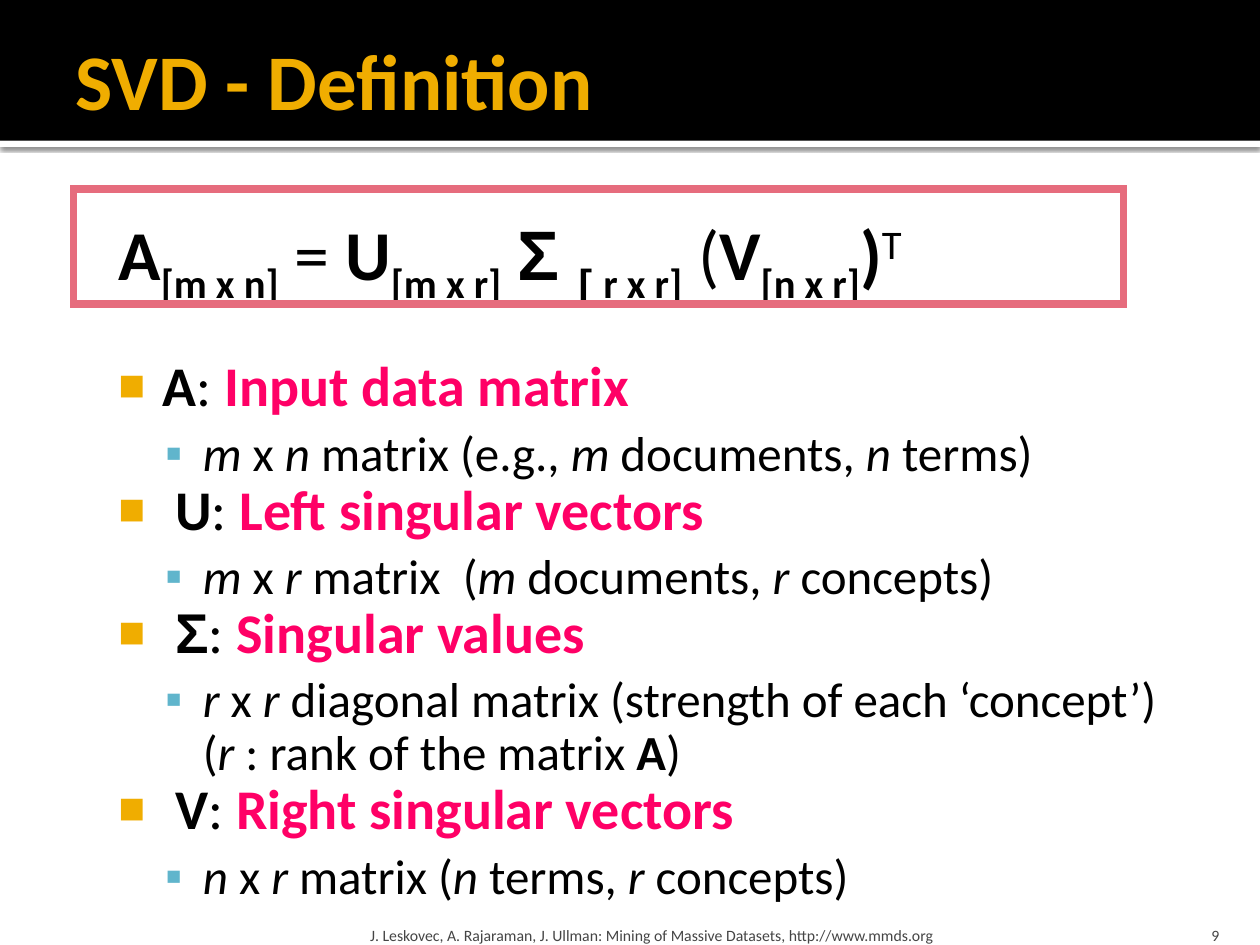
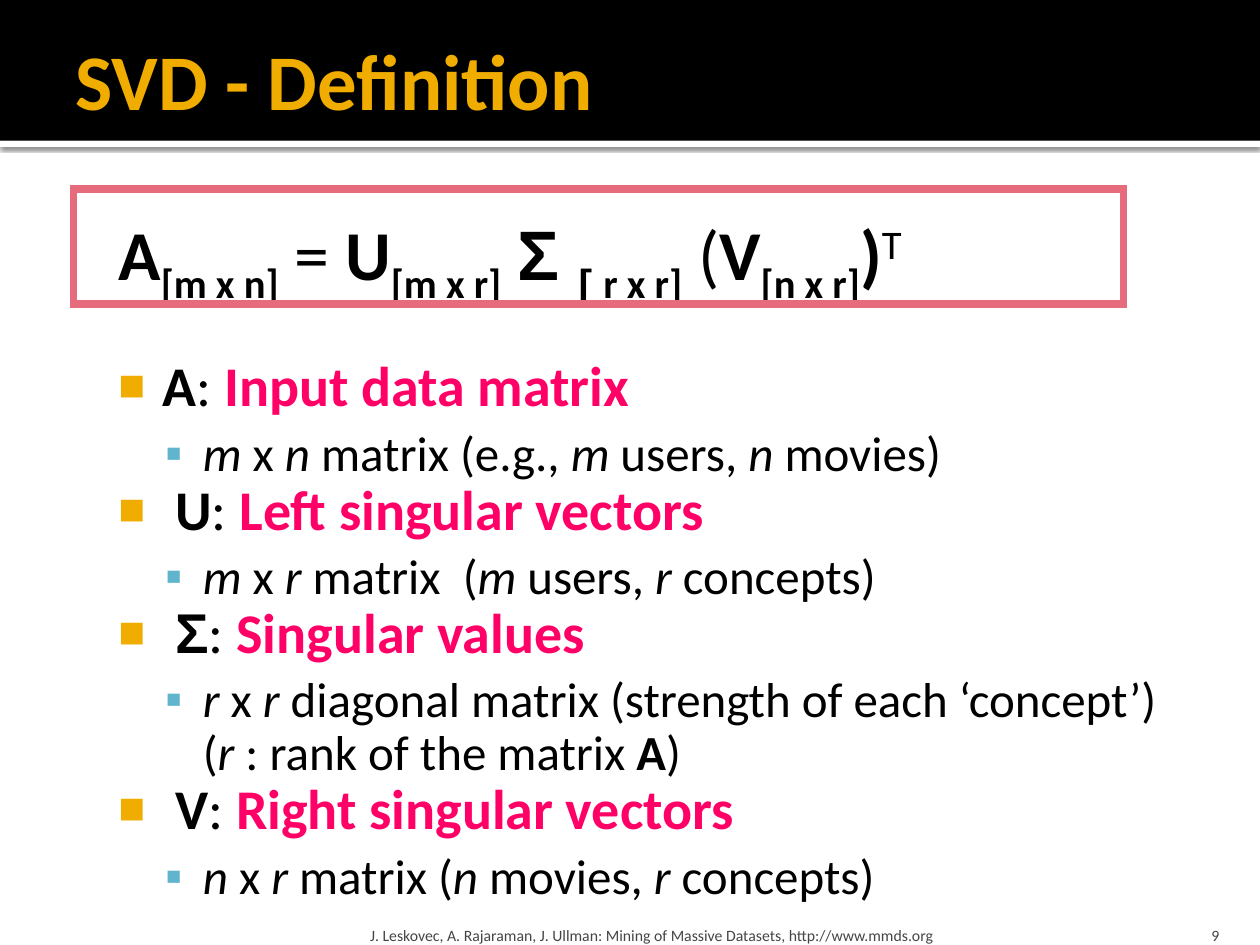
Before and after one commit to yaoyichi/yaoyichi.github.io, a slide deck: slide 9 of spatial-ai/w4w5.3-ch11-dimred.pptx. Drawn at 1260x945 pixels with LibreOffice and Linux fonts; fonts in the diff are those of the drawing. Boxes give left, top, right and bottom in pixels: in the first picture for what was removed or moved away, otherwise in the second. Text is boxed around its words. In the diff, an @@ line names an element or a change of style, - is before the commit and + after.

```diff
--- a/spatial-ai/w4w5.3-ch11-dimred.pptx
+++ b/spatial-ai/w4w5.3-ch11-dimred.pptx
@@ text at [203, 435, 941, 480]: text changed @@
-  ▪ m x n matrix (e.g., m documents, n terms)
+  ▪ m x n matrix (e.g., m users, n movies)
@@ text at [203, 558, 876, 602]: text changed @@
-  ▪ m x r matrix (m documents, r concepts)
+  ▪ m x r matrix (m users, r concepts)
@@ text at [203, 858, 875, 902]: text changed @@
-  ▪ n x r matrix (n terms, r concepts)
+  ▪ n x r matrix (n movies, r concepts)
```
Also in this commit, not shown: 1 other slide changed, 1 slide removed, 11 other files.
